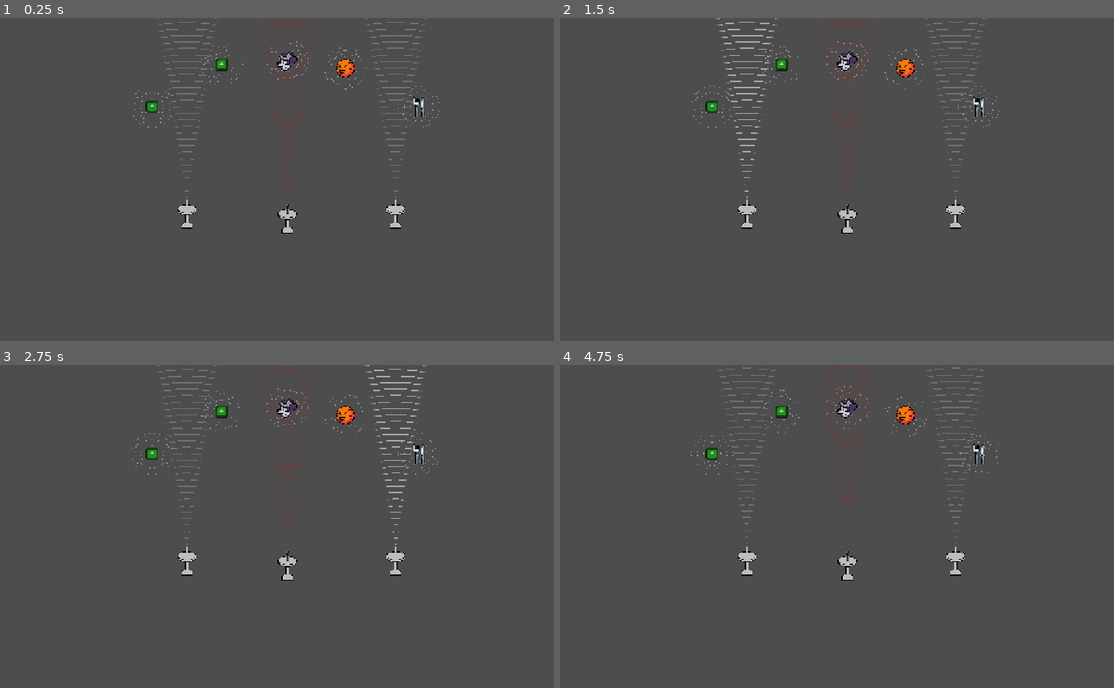
Above: before the commit, frames 1-4 (two rows, left to right).
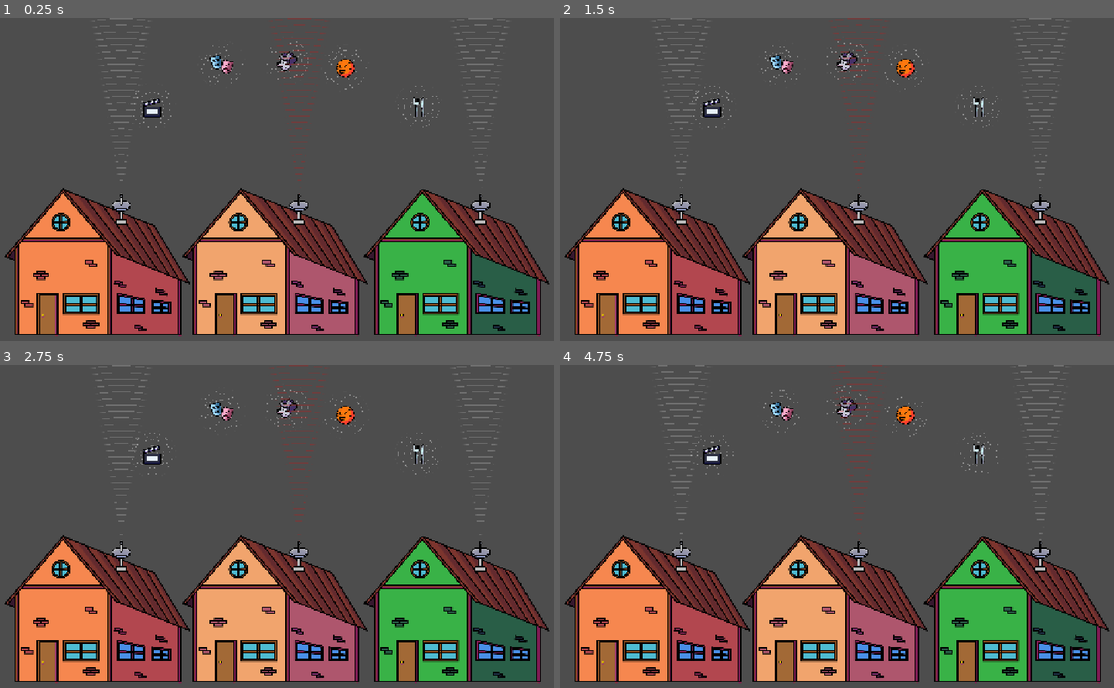
Above: after the commit, the same moments.

Repository: PedroMarangon/Ludum-Dare-59_TV-Signal-Game
Game: Godot game, scene res://scenes/game.tscn
Two runs of this game, one before a commit and one after it. Both use one fixed random seed, a clock stepped at 60 frames per second and the inputs below. The engine's default icon, where the game draws it, is replaced by a stand-in: a white triangle on a blue panel in a dark square.
Inputs (mouse positions are in pixels of both pictures, inside the frame that each line leads up to):
- Up to frame 1 (0.25 s): no input
- Up to frame 2 (1.5 s): move the mouse to (848, 215) at 0.52 s; click (848, 215) at 0.67 s; move the mouse to (748, 208) at 1.27 s; click (748, 208) at 1.42 s
- Up to frame 3 (2.75 s): move the mouse to (393, 555) at 2.02 s; click (393, 555) at 2.17 s
- Up to frame 4 (4.75 s): move the mouse to (820, 607) at 2.77 s; click (820, 607) at 2.92 s; move the mouse to (1036, 591) at 3.52 s; click (1036, 591) at 3.67 s; move the mouse to (665, 487) at 4.27 s; click (665, 487) at 4.42 s

The runs differ from the first frame. In frame 1, 37% of the frame differs, in the area x 0-100%, y 0-99%; in frame 2, 37%; in frame 3, 37%; in frame 4, 37%.

Commit message:
Added sprites for all channels

Diff:
--- a/prefabs/house.tscn
+++ b/prefabs/house.tscn
@@ -2,21 +2,49 @@
 
 [ext_resource type="Texture2D" uid="uid://cgn8646i41vre" path="res://assets/house.png" id="1_25t6t"]
 
+[sub_resource type="GDScript" id="GDScript_25t6t"]
+resource_name = "house_sprite"
+script/source = "@tool
+class_name HouseSprite extends Node2D
+
+@export_group(\"Colors\")
+@export var random_color :bool = true
+@export var colors :Array[Color] = [Color.WHITE]
+@export var single_color :Color = Color.WHITE
+
+@onready var walls: Sprite2D = %Walls
+
+func _ready() -> void:
+	if Engine.is_editor_hint():
+		return
+	%Walls.modulate = colors.pick_random() if random_color else single_color
+"
+
 [node name="House" type="Node2D" unique_id=1085918880]
+script = SubResource("GDScript_25t6t")
+colors = Array[Color]([Color(1, 1, 1, 1), Color(0.87, 0.36540002, 0.36540002, 1), Color(0.22399999, 0.7, 0.2795334, 1), Color(0.49679998, 0.8635734, 0.92, 1), Color(0.87, 0.68817, 0.29579997, 1), Color(0.94298315, 0.6430187, 0.42626217, 1), Color(0.11436529, 0.5325902, 0.8918933, 1), Color(0.9288484, 0.687854, 0.82112277, 1), Color(0.62152386, 0.62152386, 0.6215238, 1), Color(0.9625718, 0.529497, 0.31080335, 1)])
 
 [node name="Walls" type="Sprite2D" parent="." unique_id=51530623]
+unique_name_in_owner = true
+position = Vector2(0, -768)
 texture = ExtResource("1_25t6t")
 hframes = 2
 vframes = 2
 frame = 2
 
 [node name="Details" type="Sprite2D" parent="." unique_id=1699545253]
+position = Vector2(0, -768)
 texture = ExtResource("1_25t6t")
 hframes = 2
 vframes = 2
 frame = 1
 
 [node name="Roof" type="Sprite2D" parent="." unique_id=1971170891]
+position = Vector2(0, -768)
 texture = ExtResource("1_25t6t")
 hframes = 2
 vframes = 2
+
+[node name="RemoteTransform2D" type="RemoteTransform2D" parent="." unique_id=1046158454]
+position = Vector2(96, -1056)
+scale = Vector2(0.99999994, 0.99999994)
--- a/prefabs/tv_antenna.tscn
+++ b/prefabs/tv_antenna.tscn
@@ -34,7 +34,7 @@
 non_selected_alpha = 0.2
 selected_alpha = 0.5
 
-[node name="Sprite2D2" type="Sprite2D" parent="." unique_id=494679810]
+[node name="BaseSprite" type="Sprite2D" parent="." unique_id=494679810]
 unique_name_in_owner = true
 position = Vector2(0, 105)
 scale = Vector2(0.4999999, 0.4999999)
@@ -60,9 +60,9 @@
 collision_mask = 2
 
 [node name="CollisionPolygon2D" type="CollisionPolygon2D" parent="Head/TV_SpriteShader/TV_Area2D" unique_id=444996445]
-polygon = PackedVector2Array(0, 0, -137.8667, -918.9334, -125.33336, -956.5334, -87.73335, -969.0667, -50.133343, -981.60004, 0, -986.30005, 50.133343, -980.0334, 87.73335, -969.0667, 125.33336, -956.5334, 139.43336, -918.9334)
+polygon = PackedVector2Array(0, 0, -126.900024, -912.6668, -112.80002, -950.2668, -87.73335, -969.0667, -50.133343, -981.60004, 0, -986.30005, 50.133343, -980.0334, 87.73335, -969.0667, 112.80002, -950.2668, 125.33336, -912.6668)
 
-[node name="Sprite2D" type="Sprite2D" parent="Head" unique_id=1846191870]
+[node name="HeadSprite" type="Sprite2D" parent="Head" unique_id=1846191870]
 unique_name_in_owner = true
 position = Vector2(0, -22.5)
 scale = Vector2(0.24999999, 0.24999999)
@@ -70,17 +70,17 @@
 region_enabled = true
 region_rect = Rect2(256, 512, 512, 512)
 
-[node name="MouseDetection" type="Area2D" parent="Head/Sprite2D" unique_id=512800526]
+[node name="MouseDetection" type="Area2D" parent="Head/HeadSprite" unique_id=512800526]
 position = Vector2(0, 49.999992)
 scale = Vector2(1.9999996, 1.9999996)
 collision_layer = 2
 collision_mask = 2
 
-[node name="CollisionShape2D" type="CollisionShape2D" parent="Head/Sprite2D/MouseDetection" unique_id=1994333442]
+[node name="CollisionShape2D" type="CollisionShape2D" parent="Head/HeadSprite/MouseDetection" unique_id=1994333442]
 shape = SubResource("RectangleShape2D_e2o6t")
 
 [connection signal="area_entered" from="Head/TV_SpriteShader/TV_Area2D" to="." method="_on_tv_signal_area_entered"]
 [connection signal="area_exited" from="Head/TV_SpriteShader/TV_Area2D" to="." method="_on_tv_signal_area_exited"]
-[connection signal="input_event" from="Head/Sprite2D/MouseDetection" to="." method="_on_mouse_detection_input_event"]
-[connection signal="mouse_entered" from="Head/Sprite2D/MouseDetection" to="." method="_on_mouse_detection_mouse_entered"]
-[connection signal="mouse_exited" from="Head/Sprite2D/MouseDetection" to="." method="_on_mouse_detection_mouse_exited"]
+[connection signal="input_event" from="Head/HeadSprite/MouseDetection" to="." method="_on_mouse_detection_input_event"]
+[connection signal="mouse_entered" from="Head/HeadSprite/MouseDetection" to="." method="_on_mouse_detection_mouse_entered"]
+[connection signal="mouse_exited" from="Head/HeadSprite/MouseDetection" to="." method="_on_mouse_detection_mouse_exited"]
--- a/resources/interest_cartoon.tres
+++ b/resources/interest_cartoon.tres
@@ -1,7 +1,7 @@
 [gd_resource type="Resource" script_class="Interest" format=3 uid="uid://cuunrvnmb6oym"]
 
 [ext_resource type="Script" uid="uid://dhg1muh52x5l0" path="res://scripts/interest.gd" id="1_qh31r"]
-[ext_resource type="Texture2D" uid="uid://djuy5yvbwang1" path="res://assets/sprites.png" id="1_r8id6"]
+[ext_resource type="Texture2D" uid="uid://djuy5yvbwang1" path="res://assets/icons.png" id="1_r8id6"]
 
 [sub_resource type="AtlasTexture" id="AtlasTexture_3tq7w"]
 atlas = ExtResource("1_r8id6")
--- a/resources/interest_cooking.tres
+++ b/resources/interest_cooking.tres
@@ -1,6 +1,6 @@
 [gd_resource type="Resource" script_class="Interest" format=3 uid="uid://c6bpd28kldre7"]
 
-[ext_resource type="Texture2D" uid="uid://djuy5yvbwang1" path="res://assets/sprites.png" id="1_aophn"]
+[ext_resource type="Texture2D" uid="uid://djuy5yvbwang1" path="res://assets/icons.png" id="1_aophn"]
 [ext_resource type="Script" uid="uid://dhg1muh52x5l0" path="res://scripts/interest.gd" id="1_t761p"]
 
 [sub_resource type="AtlasTexture" id="AtlasTexture_hkn32"]
--- a/resources/interest_drama.tres
+++ b/resources/interest_drama.tres
@@ -1,8 +1,14 @@
 [gd_resource type="Resource" script_class="Interest" format=3 uid="uid://beveyt2dp5b3y"]
 
+[ext_resource type="Texture2D" uid="uid://djuy5yvbwang1" path="res://assets/icons.png" id="1_2udj7"]
 [ext_resource type="Script" uid="uid://dhg1muh52x5l0" path="res://scripts/interest.gd" id="1_k3ef4"]
+
+[sub_resource type="AtlasTexture" id="AtlasTexture_2udj7"]
+atlas = ExtResource("1_2udj7")
+region = Rect2(0, 256, 256, 256)
 
 [resource]
 script = ExtResource("1_k3ef4")
 interest_name = "Dramas"
+icon = SubResource("AtlasTexture_2udj7")
 metadata/_custom_type_script = "uid://dhg1muh52x5l0"
--- a/resources/interest_movie.tres
+++ b/resources/interest_movie.tres
@@ -1,7 +1,13 @@
 [gd_resource type="Resource" script_class="Interest" format=3 uid="uid://mnny2q74ljs5"]
 
 [ext_resource type="Script" uid="uid://dhg1muh52x5l0" path="res://scripts/interest.gd" id="1_kj5f7"]
+[ext_resource type="Texture2D" uid="uid://djuy5yvbwang1" path="res://assets/icons.png" id="1_suspm"]
+
+[sub_resource type="AtlasTexture" id="AtlasTexture_suspm"]
+atlas = ExtResource("1_suspm")
+region = Rect2(256, 256, 256, 256)
 
 [resource]
 script = ExtResource("1_kj5f7")
+icon = SubResource("AtlasTexture_suspm")
 metadata/_custom_type_script = "uid://dhg1muh52x5l0"
--- a/resources/interest_sports.tres
+++ b/resources/interest_sports.tres
@@ -1,7 +1,7 @@
 [gd_resource type="Resource" script_class="Interest" format=3 uid="uid://bdi2y86je80oh"]
 
 [ext_resource type="Script" uid="uid://dhg1muh52x5l0" path="res://scripts/interest.gd" id="1_gt5ft"]
-[ext_resource type="Texture2D" uid="uid://djuy5yvbwang1" path="res://assets/sprites.png" id="1_ngph3"]
+[ext_resource type="Texture2D" uid="uid://djuy5yvbwang1" path="res://assets/icons.png" id="1_ngph3"]
 
 [sub_resource type="AtlasTexture" id="AtlasTexture_1n2wo"]
 atlas = ExtResource("1_ngph3")
--- a/scenes/game.tscn
+++ b/scenes/game.tscn
@@ -8,40 +8,66 @@
 [ext_resource type="Resource" uid="uid://bdi2y86je80oh" path="res://resources/interest_sports.tres" id="5_gee14"]
 [ext_resource type="Resource" uid="uid://cuunrvnmb6oym" path="res://resources/interest_cartoon.tres" id="6_0tnpc"]
 [ext_resource type="Resource" uid="uid://beveyt2dp5b3y" path="res://resources/interest_drama.tres" id="7_vtaks"]
+[ext_resource type="PackedScene" uid="uid://tqvckvutc3s7" path="res://prefabs/house.tscn" id="9_0tnpc"]
 
 [node name="Node2D" type="Node2D" unique_id=867534550]
+
+[node name="Scenario" type="Node2D" parent="." unique_id=981728001]
+
+[node name="Houses" type="Node2D" parent="Scenario" unique_id=1248918203]
+
+[node name="House" parent="Scenario/Houses" unique_id=1085918880 instance=ExtResource("9_0tnpc")]
+position = Vector2(-376, 368)
+scale = Vector2(0.25, 0.25)
+
+[node name="House2" parent="Scenario/Houses" unique_id=2041218654 instance=ExtResource("9_0tnpc")]
+position = Vector2(-8, 368)
+scale = Vector2(0.25, 0.25)
+
+[node name="House3" parent="Scenario/Houses" unique_id=1526619360 instance=ExtResource("9_0tnpc")]
+position = Vector2(368, 368)
+scale = Vector2(0.25, 0.25)
 
 [node name="Camera2D" type="Camera2D" parent="." unique_id=1101897568]
 position = Vector2(0, 72)
 
-[node name="TV_Antenna" parent="." unique_id=1073357383 instance=ExtResource("1_yqjtg")]
-position = Vector2(-7.9999995, 121.99999)
+[node name="Channels" type="Node2D" parent="." unique_id=2082271592]
+
+[node name="InterestChannel" parent="Channels" unique_id=19260816 instance=ExtResource("3_lnu2h")]
+position = Vector2(-288, -104.00001)
+interest = ExtResource("3_lbhrr")
+metadata/_edit_lock_ = true
+
+[node name="InterestChannel2" parent="Channels" unique_id=2080618144 instance=ExtResource("3_lnu2h")]
+position = Vector2(264, -104)
+interest = ExtResource("4_u5sy4")
+metadata/_edit_lock_ = true
+
+[node name="InterestChannel3" parent="Channels" unique_id=1435998991 instance=ExtResource("3_lnu2h")]
+position = Vector2(112, -184)
+interest = ExtResource("5_gee14")
+metadata/_edit_lock_ = true
+
+[node name="InterestChannel4" parent="Channels" unique_id=1328126157 instance=ExtResource("3_lnu2h")]
+position = Vector2(-8.000004, -200)
+interest = ExtResource("6_0tnpc")
+metadata/_edit_lock_ = true
+
+[node name="InterestChannel5" parent="Channels" unique_id=72220851 instance=ExtResource("3_lnu2h")]
+position = Vector2(-144, -192)
+interest = ExtResource("7_vtaks")
+metadata/_edit_lock_ = true
+
+[node name="Antenna" type="Node2D" parent="." unique_id=1302027677]
+
+[node name="TV_Antenna" parent="Antenna" unique_id=1073357383 instance=ExtResource("1_yqjtg")]
+position = Vector2(-351.99997, 103.99999)
 acceptable_interests = Array[ExtResource("3_feb5d")]([ExtResource("6_0tnpc"), ExtResource("4_u5sy4"), ExtResource("7_vtaks")])
 
-[node name="TV_Antenna2" parent="." unique_id=2053965206 instance=ExtResource("1_yqjtg")]
-position = Vector2(-216.00003, 111.99999)
+[node name="TV_Antenna2" parent="Antenna" unique_id=2053965206 instance=ExtResource("1_yqjtg")]
+position = Vector2(15.999999, 103.99999)
 acceptable_interests = Array[ExtResource("3_feb5d")]([ExtResource("4_u5sy4"), ExtResource("7_vtaks"), ExtResource("5_gee14")])
 
-[node name="TV_Antenna3" parent="." unique_id=1246153024 instance=ExtResource("1_yqjtg")]
-position = Vector2(216, 112.00001)
+[node name="TV_Antenna3" parent="Antenna" unique_id=1246153024 instance=ExtResource("1_yqjtg")]
+position = Vector2(391.99997, 103.99999)
 acceptable_interests = Array[ExtResource("3_feb5d")]([ExtResource("6_0tnpc"), ExtResource("3_lbhrr"), ExtResource("5_gee14")])
-
-[node name="InterestChannel" parent="." unique_id=19260816 instance=ExtResource("3_lnu2h")]
-position = Vector2(-288, -104.00001)
-interest = ExtResource("3_lbhrr")
-
-[node name="InterestChannel2" parent="." unique_id=2080618144 instance=ExtResource("3_lnu2h")]
-position = Vector2(264, -104)
-interest = ExtResource("4_u5sy4")
-
-[node name="InterestChannel3" parent="." unique_id=1435998991 instance=ExtResource("3_lnu2h")]
-position = Vector2(112, -184)
-interest = ExtResource("5_gee14")
-
-[node name="InterestChannel4" parent="." unique_id=1328126157 instance=ExtResource("3_lnu2h")]
-position = Vector2(-8.000004, -200)
-interest = ExtResource("6_0tnpc")
-
-[node name="InterestChannel5" parent="." unique_id=72220851 instance=ExtResource("3_lnu2h")]
-position = Vector2(-144, -192)
-interest = ExtResource("7_vtaks")
--- a/scripts/tv_antenna.gd
+++ b/scripts/tv_antenna.gd
@@ -19,6 +19,7 @@
 @onready var head: Marker2D = %Head
 
 var is_holding:bool = false
+var signal_channels :Array[InterestChannel] =[]
 
 func _ready() -> void:
 	set_color(null, false)
@@ -50,7 +51,7 @@
 
 
 func set_color(interest_channel:InterestChannel, is_entering:bool) -> void:
-	if not is_entering:
+	if not is_entering and signal_channels.is_empty():
 		tv_signal_sprite.modulate = no_signal_color
 		return
 
@@ -85,9 +86,11 @@
 
 func _on_tv_signal_area_entered(area: Area2D) -> void:
 	if area is InterestChannel:
+		signal_channels.append(area as InterestChannel)
 		set_color(area as InterestChannel, true)
 
 func _on_tv_signal_area_exited(area: Area2D) -> void:
 	if area is InterestChannel:
+		signal_channels.erase(area as InterestChannel)
 		set_color(area as InterestChannel, false)
 #endregion
Binary file changed: assets/icons.png
Not shown, changed: assets/icons.psd
